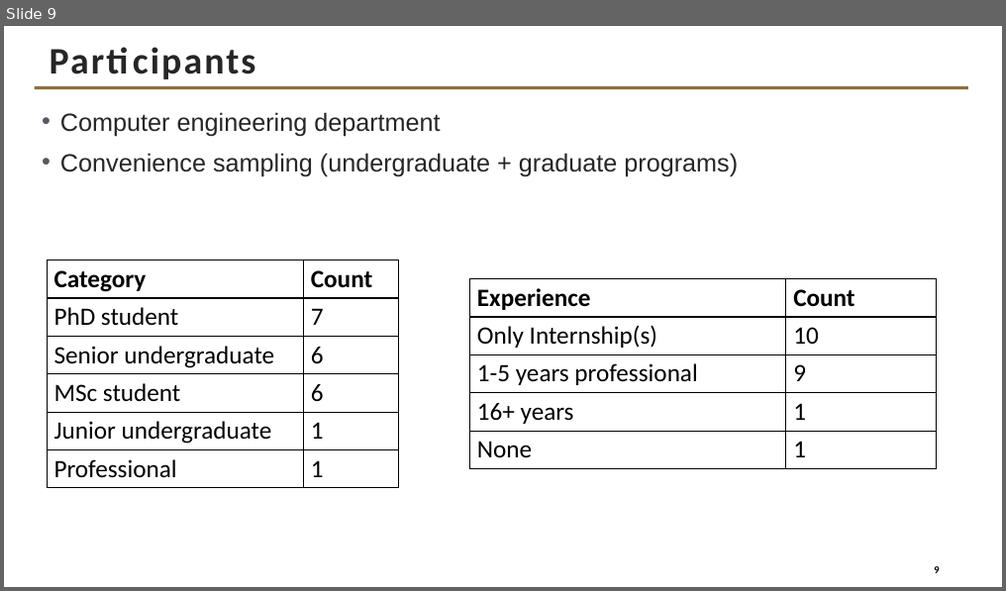
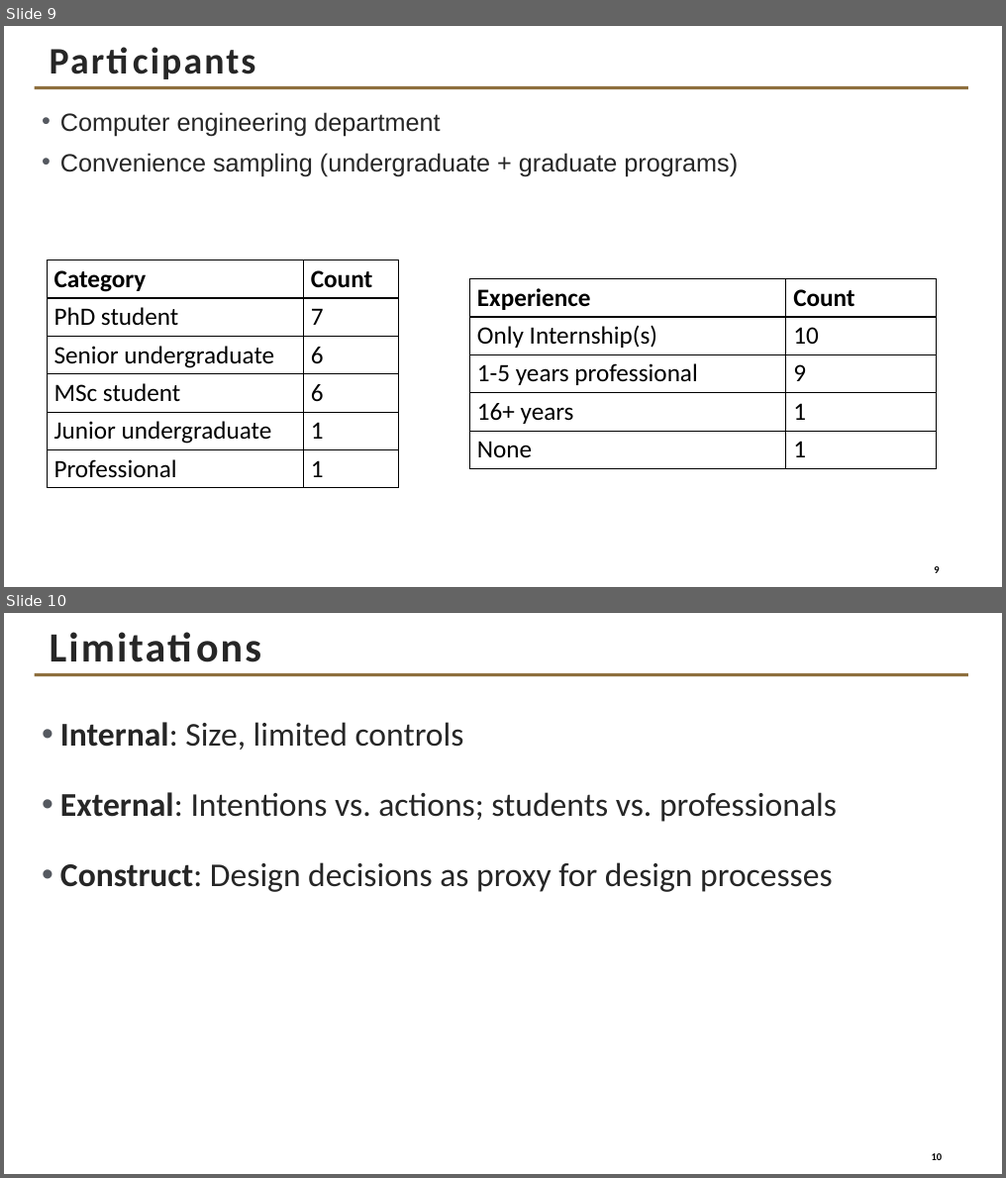
Before and after one commit to davisjam/davisjam.github.io, a slide deck: files/publications/AnandayuvarajThulluriFigueroaShandilyaDavis-FailureKnowledgeAndDesignDecisions-SERP4IoT2023-slides.pptx. Shown one above the other, each under a label of ours: slide 9 before the commit, slides 9 and 10 after it. The pictures are 1006x591 and 1006x1178 pixels, drawn with LibreOffice and Linux fonts; fonts in the diff are those of the drawing; background and template pictures are left out. Boxes give left, top, right and bottom in pixels: in the first picture for what was removed or moved away, otherwise in the second. Text is boxed around its words. In the diff, an @@ line names an element or a change of style, - is before the commit and + after.

```diff
--- a/files/publications/AnandayuvarajThulluriFigueroaShandilyaDavis-FailureKnowledgeAndDesignDecisions-SERP4IoT2023-slides.pptx
+++ b/files/publications/AnandayuvarajThulluriFigueroaShandilyaDavis-FailureKnowledgeAndDesignDecisions-SERP4IoT2023-slides.pptx
@@ slide 10 added at bbox=[4, 613, 1002, 1174], background #FFFFFF; not listed: 1 template element that a slide beside it also shows @@
@@ title added at bbox=[34, 623, 968, 675], 40 pt, text #262626, bold @@
+Limitations
@@ text added at bbox=[60, 722, 837, 892], 32 pt, text #262626 @@
+• Internal: Size, limited controls
+• External: Intentions vs. actions; students vs. professionals
+• Construct: Design decisions as proxy for design processes
@@ page number added at bbox=[917, 1142, 956, 1171], 10 pt, text #000000, bold @@
+10
```
Also in this commit, not shown: 1 slide changed.
